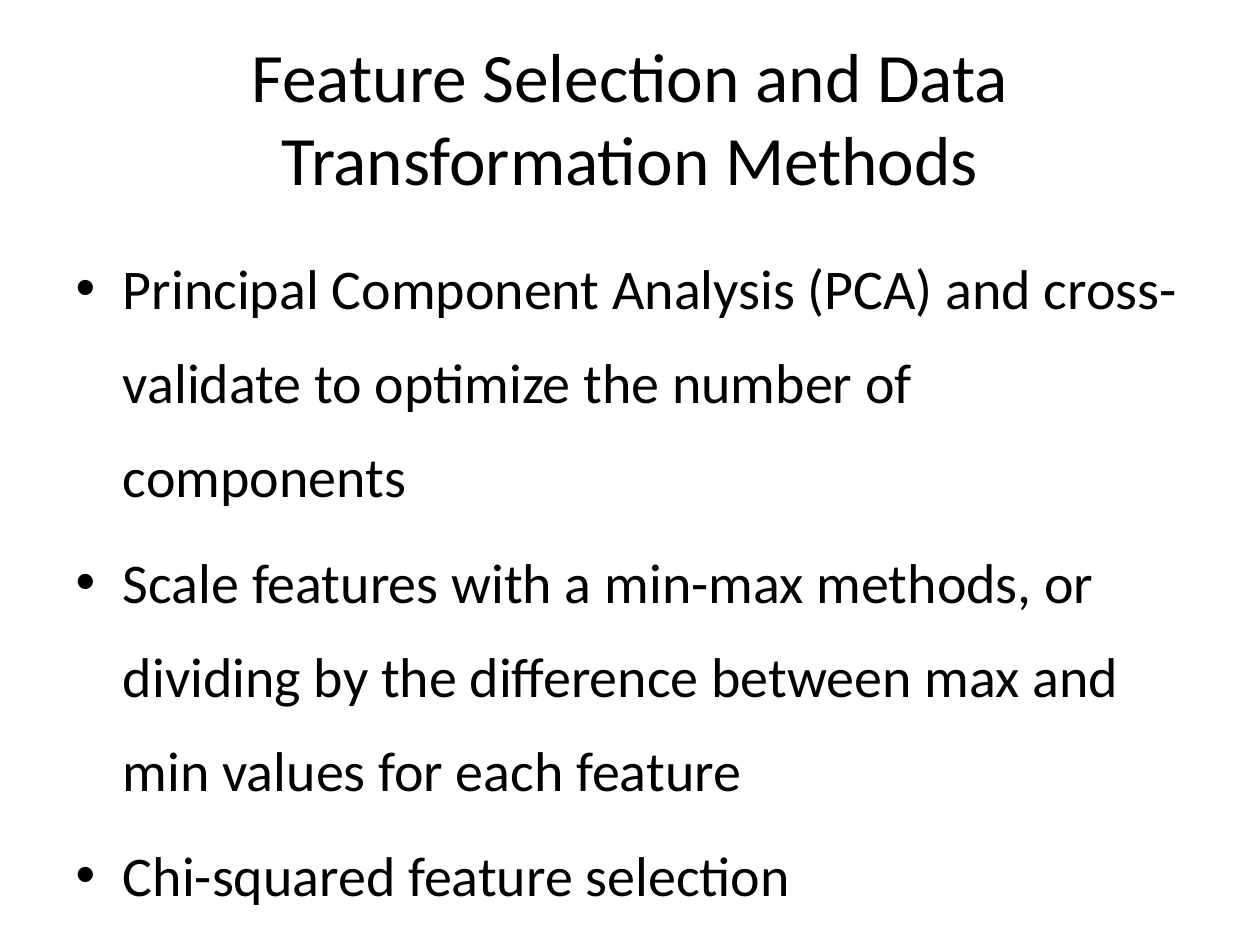
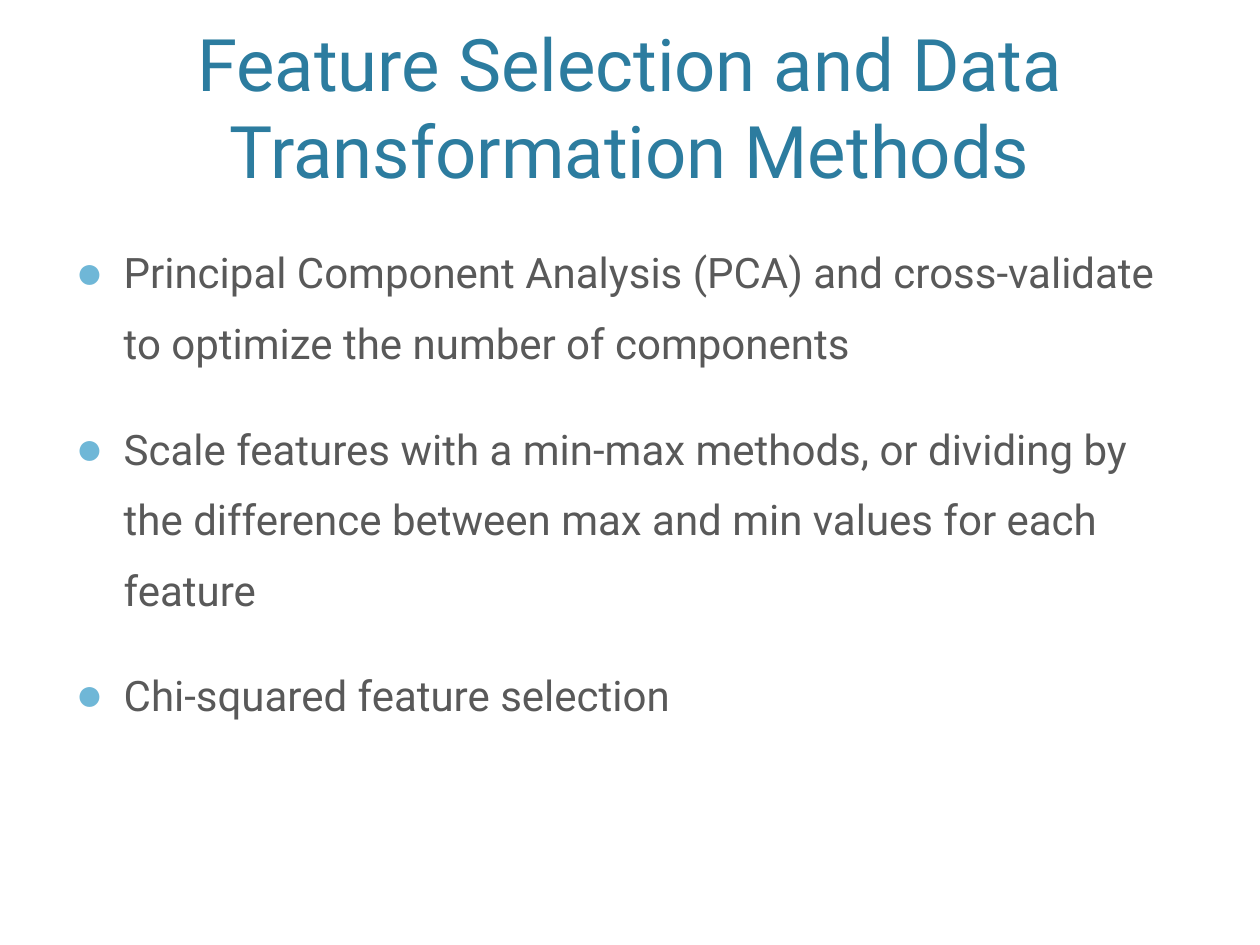
Before and after one commit to jeanzhaoyi/Capstone_2, a slide deck: slide 5 of Capstone_2_slidedeck.pptx. Drawn at 1260x945 pixels with LibreOffice and Linux fonts; fonts in the diff are those of the drawing; background and template pictures are left out. Boxes give left, top, right and bottom in pixels: in the first picture for what was removed or moved away, otherwise in the second. Text is boxed around its words. In the diff, an @@ line names an element or a change of style, - is before the commit and + after.

```diff
--- a/Capstone_2_slidedeck.pptx
+++ b/Capstone_2_slidedeck.pptx
@@ title "Feature Selection and Data Transformation ...": place and size @@
-title "Feature Selection and Data Transformation ..." at (252, 54, 1008, 186)
+title "Feature Selection and Data Transformation ..." at (197, 36, 1062, 179)
@@ title "Feature Selection and Data Transformation ..." at (197, 36, 1062, 179): size 39.6 to 41.4 pt, font Calibri to Roboto, text colour #000000 to #2C7C9F; vertical alignment middle to bottom @@
@@ text "Principal Component Analysis (PCA) and ..." at (124, 254, 1153, 720): size 32 to 24 pt, font Calibri to Roboto, text colour #000000 to #595959; bullet • to ●; more space between paragraphs @@
```
Also in this commit, not shown: 11 other slides changed.
